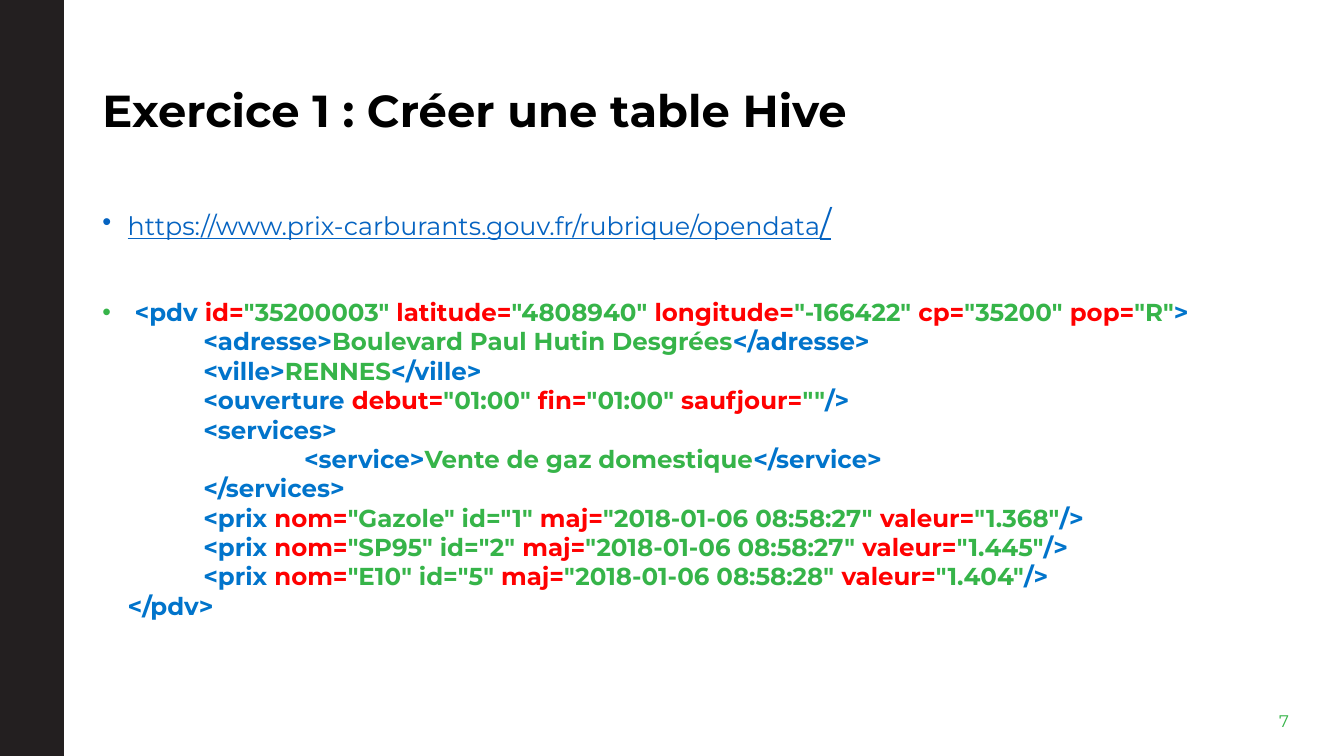
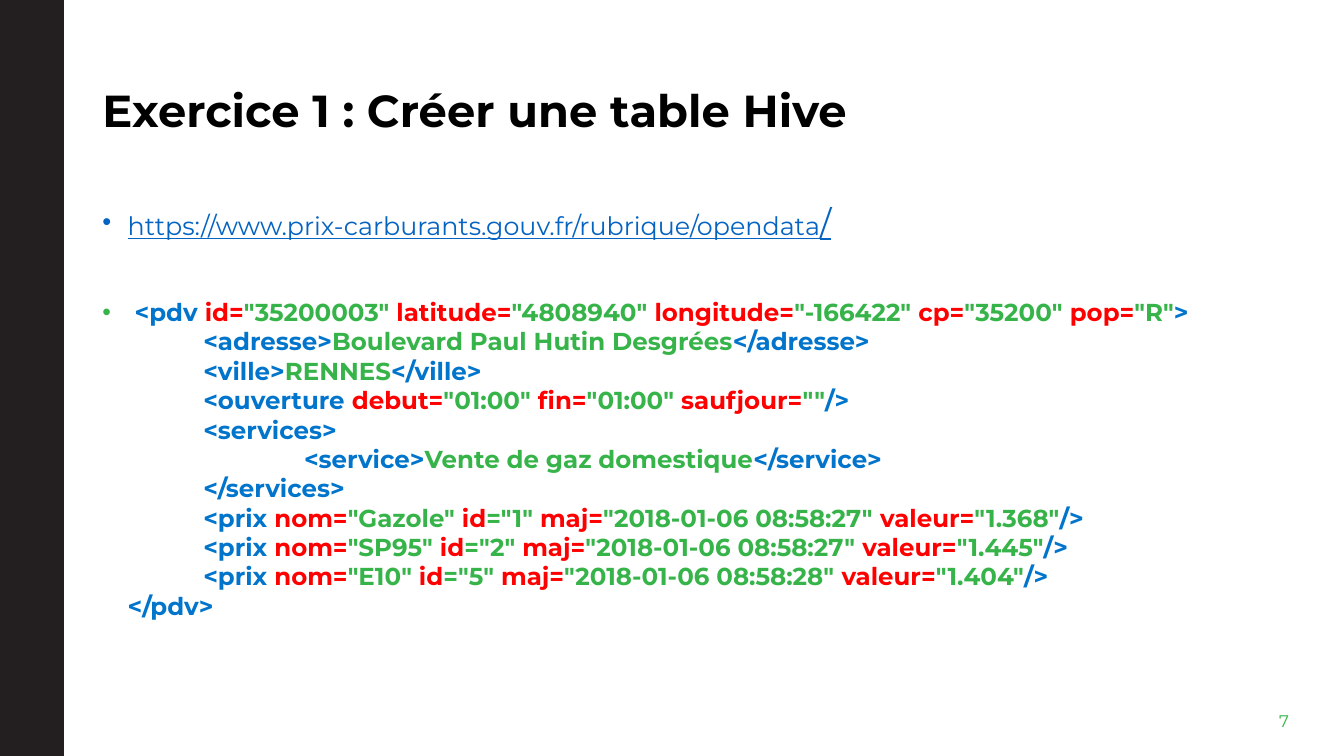
Before and after one commit to cBremardAdvalo/SeminarPigHive, a slide deck: slide 7 of Documents/Présentation2018/SéminairePigHive2018.pptx. Drawn at 1344x756 pixels with LibreOffice and Linux fonts; fonts in the diff are those of the drawing; background and template pictures are left out. Boxes give left, top, right and bottom in pixels: in the first picture for what was removed or moved away, otherwise in the second. Text is boxed around its words. In the diff, an @@ line names an element or a change of style, - is before the commit and + after.

```diff
--- a/Documents/Présentation2018/SéminairePigHive2018.pptx
+++ b/Documents/Présentation2018/SéminairePigHive2018.pptx
@@ text at <box>128,301,1189,620</box>: text colour #36B449 to #FF0000 in "id="1" id="2" id="5"" @@
```
Also in this commit, not shown: 6 other slides changed, 1 slide added.
